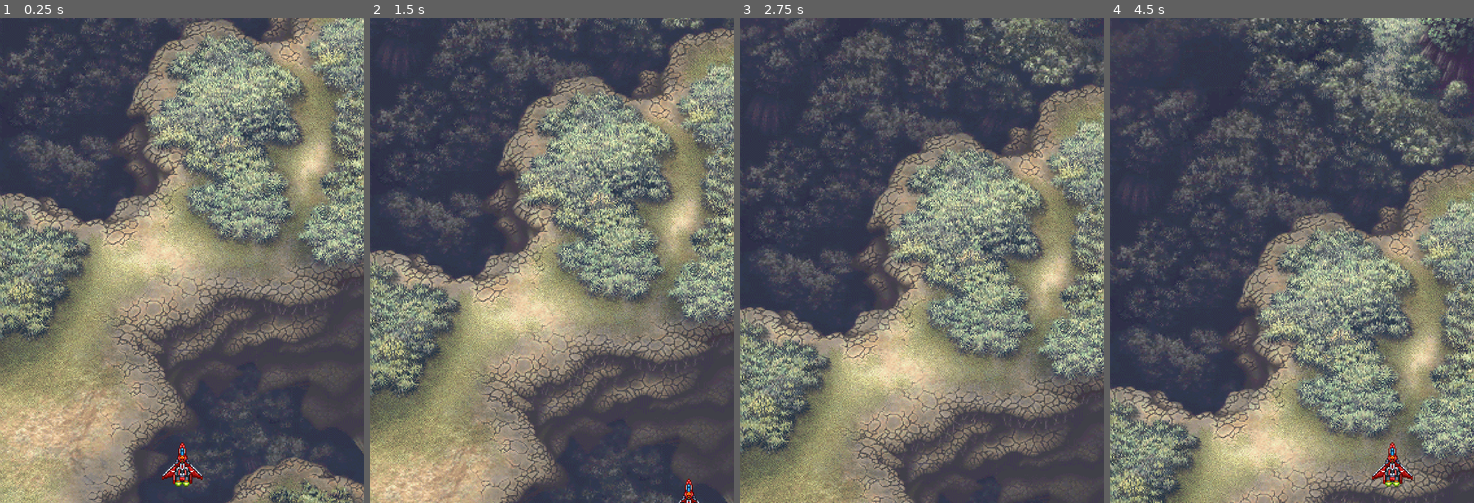
Above: before the commit, frames 1-4 (left to right).
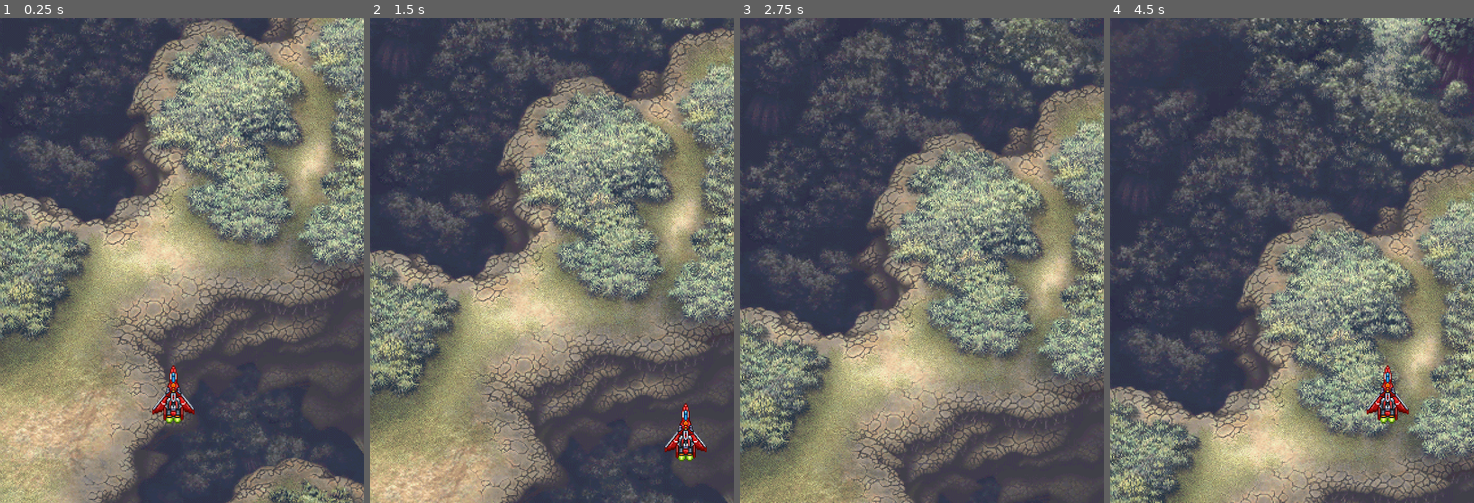
Above: after the commit, the same moments.

Repository: R4Y3D/2D-game
Game: Godot game, scene res://Scenes/main.tscn
The game is run twice, just before and just after one commit, with the same random seed, the same clock (stepped at 60 frames per second) and the same inputs.
Inputs:
- Up to frame 1 (0.25 s): no input
- Up to frame 2 (1.5 s): hold D (right) 0.53-1.28 s; hold S (down) from 1.28 s (still down)
- Up to frame 3 (2.75 s): release S (down) at 2.03 s; hold D (right) from 2.03 s (still down)
- Up to frame 4 (4.5 s): release D (right) at 2.78 s; hold W (up) 2.78-3.53 s; hold A (left) from 3.53 s (still down)

The runs differ from the first frame. In frame 1, 4.6% of the frame differs, in the area x 0-100%, y 0-100%; in frame 2, 4.2%; in frame 3, 3.5%; in frame 4, 4.4%.

Commit message:
Animations
Added animatedsprite2d and basic animation to the movement

Diff:
--- a/2D game/Scenes/Background.tscn
+++ b/2D game/Scenes/Background.tscn
@@ -4,6 +4,7 @@
 [ext_resource type="Texture2D" uid="uid://dlpvkg4dk5sm6" path="res://Assets/background/clouds.png" id="2_ixh5q"]
 
 [node name="Background" type="Node2D"]
+scale = Vector2(1.6, 1.6)
 metadata/_edit_group_ = true
 
 [node name="ParallaxClouds" type="Parallax2D" parent="."]
--- a/2D game/Scenes/Player.tscn
+++ b/2D game/Scenes/Player.tscn
@@ -1,24 +1,185 @@
-[gd_scene load_steps=4 format=3 uid="uid://b50jbwwdxkb52"]
+[gd_scene load_steps=22 format=3 uid="uid://b50jbwwdxkb52"]
 
 [ext_resource type="Script" path="res://Scripts/player.gd" id="1_08n36"]
 [ext_resource type="Texture2D" uid="uid://bmk1x3uu43gxf" path="res://Assets/spritesheet_player.png" id="2_m54qx"]
 
+[sub_resource type="AtlasTexture" id="AtlasTexture_4elll"]
+atlas = ExtResource("2_m54qx")
+region = Rect2(0, 0, 48, 58)
+
+[sub_resource type="AtlasTexture" id="AtlasTexture_fjkqm"]
+atlas = ExtResource("2_m54qx")
+region = Rect2(96, 0, 48, 58)
+
+[sub_resource type="AtlasTexture" id="AtlasTexture_j4usj"]
+atlas = ExtResource("2_m54qx")
+region = Rect2(48, 0, 48, 58)
+
+[sub_resource type="AtlasTexture" id="AtlasTexture_d2dqb"]
+atlas = ExtResource("2_m54qx")
+region = Rect2(0, 0, 48, 58)
+
+[sub_resource type="AtlasTexture" id="AtlasTexture_yi3gy"]
+atlas = ExtResource("2_m54qx")
+region = Rect2(48, 0, 48, 58)
+
+[sub_resource type="AtlasTexture" id="AtlasTexture_2qlii"]
+atlas = ExtResource("2_m54qx")
+region = Rect2(0, 0, 48, 58)
+
+[sub_resource type="AtlasTexture" id="AtlasTexture_1irqh"]
+atlas = ExtResource("2_m54qx")
+region = Rect2(0, 0, 48, 58)
+
+[sub_resource type="AtlasTexture" id="AtlasTexture_bln7s"]
+atlas = ExtResource("2_m54qx")
+region = Rect2(48, 0, 48, 58)
+
+[sub_resource type="AtlasTexture" id="AtlasTexture_oi8vm"]
+atlas = ExtResource("2_m54qx")
+region = Rect2(96, 0, 48, 58)
+
+[sub_resource type="AtlasTexture" id="AtlasTexture_jpnnp"]
+atlas = ExtResource("2_m54qx")
+region = Rect2(48, 116, 48, 58)
+
+[sub_resource type="AtlasTexture" id="AtlasTexture_edbvm"]
+atlas = ExtResource("2_m54qx")
+region = Rect2(96, 116, 48, 58)
+
+[sub_resource type="AtlasTexture" id="AtlasTexture_wh03n"]
+atlas = ExtResource("2_m54qx")
+region = Rect2(48, 58, 48, 58)
+
+[sub_resource type="AtlasTexture" id="AtlasTexture_wf0dy"]
+atlas = ExtResource("2_m54qx")
+region = Rect2(96, 58, 48, 58)
+
+[sub_resource type="AtlasTexture" id="AtlasTexture_qy3tk"]
+atlas = ExtResource("2_m54qx")
+region = Rect2(0, 0, 48, 58)
+
+[sub_resource type="AtlasTexture" id="AtlasTexture_o7rtk"]
+atlas = ExtResource("2_m54qx")
+region = Rect2(0, 116, 48, 58)
+
+[sub_resource type="AtlasTexture" id="AtlasTexture_8gygo"]
+atlas = ExtResource("2_m54qx")
+region = Rect2(0, 0, 48, 58)
+
+[sub_resource type="AtlasTexture" id="AtlasTexture_e4qfw"]
+atlas = ExtResource("2_m54qx")
+region = Rect2(0, 58, 48, 58)
+
+[sub_resource type="SpriteFrames" id="SpriteFrames_r47vg"]
+animations = [{
+"frames": [{
+"duration": 1.0,
+"texture": SubResource("AtlasTexture_4elll")
+}],
+"loop": false,
+"name": &"idle",
+"speed": 7.0
+}, {
+"frames": [{
+"duration": 1.0,
+"texture": SubResource("AtlasTexture_fjkqm")
+}, {
+"duration": 1.0,
+"texture": SubResource("AtlasTexture_j4usj")
+}, {
+"duration": 1.0,
+"texture": SubResource("AtlasTexture_d2dqb")
+}],
+"loop": false,
+"name": &"stop",
+"speed": 7.0
+}, {
+"frames": [{
+"duration": 1.0,
+"texture": SubResource("AtlasTexture_yi3gy")
+}, {
+"duration": 1.0,
+"texture": SubResource("AtlasTexture_2qlii")
+}],
+"loop": false,
+"name": &"thrustBackward",
+"speed": 7.0
+}, {
+"frames": [{
+"duration": 1.0,
+"texture": SubResource("AtlasTexture_1irqh")
+}, {
+"duration": 1.0,
+"texture": SubResource("AtlasTexture_bln7s")
+}, {
+"duration": 1.0,
+"texture": SubResource("AtlasTexture_oi8vm")
+}],
+"loop": false,
+"name": &"thrustForward",
+"speed": 7.0
+}, {
+"frames": [{
+"duration": 1.0,
+"texture": SubResource("AtlasTexture_jpnnp")
+}, {
+"duration": 1.0,
+"texture": SubResource("AtlasTexture_edbvm")
+}],
+"loop": false,
+"name": &"thrustLeft",
+"speed": 7.0
+}, {
+"frames": [{
+"duration": 1.0,
+"texture": SubResource("AtlasTexture_wh03n")
+}, {
+"duration": 1.0,
+"texture": SubResource("AtlasTexture_wf0dy")
+}],
+"loop": false,
+"name": &"thrustRight",
+"speed": 7.0
+}, {
+"frames": [{
+"duration": 1.0,
+"texture": SubResource("AtlasTexture_qy3tk")
+}, {
+"duration": 1.0,
+"texture": SubResource("AtlasTexture_o7rtk")
+}],
+"loop": false,
+"name": &"turnLeft",
+"speed": 7.0
+}, {
+"frames": [{
+"duration": 1.0,
+"texture": SubResource("AtlasTexture_8gygo")
+}, {
+"duration": 1.0,
+"texture": SubResource("AtlasTexture_e4qfw")
+}],
+"loop": false,
+"name": &"turnRight",
+"speed": 7.0
+}]
+
 [sub_resource type="RectangleShape2D" id="RectangleShape2D_tlobn"]
-size = Vector2(8, 35)
+size = Vector2(7.82094, 9.05854)
 
 [node name="player" type="CharacterBody2D"]
-position = Vector2(-93, -268)
-scale = Vector2(1.17387, 1.46489)
+position = Vector2(457, 1000)
+scale = Vector2(2.65388, 3.31182)
 script = ExtResource("1_08n36")
 metadata/_edit_group_ = true
 
-[node name="SpritesheetPlayer" type="Sprite2D" parent="."]
-texture_filter = 1
-position = Vector2(325, 585)
-texture = ExtResource("2_m54qx")
-hframes = 3
-vframes = 3
+[node name="AnimatedSprite2D" type="AnimatedSprite2D" parent="."]
+position = Vector2(0.14727, 1.01155)
+sprite_frames = SubResource("SpriteFrames_r47vg")
+animation = &"idle"
 
 [node name="CollisionShape2D" type="CollisionShape2D" parent="."]
-position = Vector2(325, 582.5)
+position = Vector2(0.188416, 0.603821)
+scale = Vector2(1.01176, 1)
 shape = SubResource("RectangleShape2D_tlobn")
--- a/2D game/Scenes/main.tscn
+++ b/2D game/Scenes/main.tscn
@@ -8,6 +8,4 @@
 [node name="Background" parent="." instance=ExtResource("1_cpy2o")]
 
 [node name="player" parent="." instance=ExtResource("1_losjw")]
-position = Vector2(-223, -176)
-scale = Vector2(1.61122, 1.56783)
-speed = 300.0
+speed = 500.0
--- a/2D game/Scripts/player.gd
+++ b/2D game/Scripts/player.gd
@@ -1,5 +1,5 @@
 extends CharacterBody2D
-
+@onready var anim = $AnimatedSprite2D
 # Player movement speed
 @export var speed: float = 200.0
 
@@ -10,12 +10,16 @@
 	# Handle input for movement
 	if Input.is_action_pressed("up"):
 		direction.y -= 1
+		anim.play("thrustForward")
 	if Input.is_action_pressed("down"):
 		direction.y += 1
+		anim.play("thrustBackward")
 	if Input.is_action_pressed("left"):
 		direction.x -= 1
+		anim.play("turnLeft")
 	if Input.is_action_pressed("right"):
 		direction.x += 1
+		anim.play("turnRight")
 
 	# Normalize direction to prevent faster diagonal movement
 	if direction.length() > 0:
--- a/2D game/project.godot
+++ b/2D game/project.godot
@@ -16,8 +16,8 @@
 
 [display]
 
-window/size/viewport_width=600
-window/size/viewport_height=800
+window/size/viewport_width=960
+window/size/viewport_height=1280
 window/handheld/orientation=1
 
 [input]
Binary file removed: 2D game/Assets/background/trees left.png
Not shown, removed: 2D game/Assets/background/trees left.png.import
Binary file removed: 2D game/Assets/background/trees right.png
Not shown, removed: 2D game/Assets/background/trees right.png.import
Not shown, added: .DS_Store
Not shown, added: 2D game/.DS_Store
